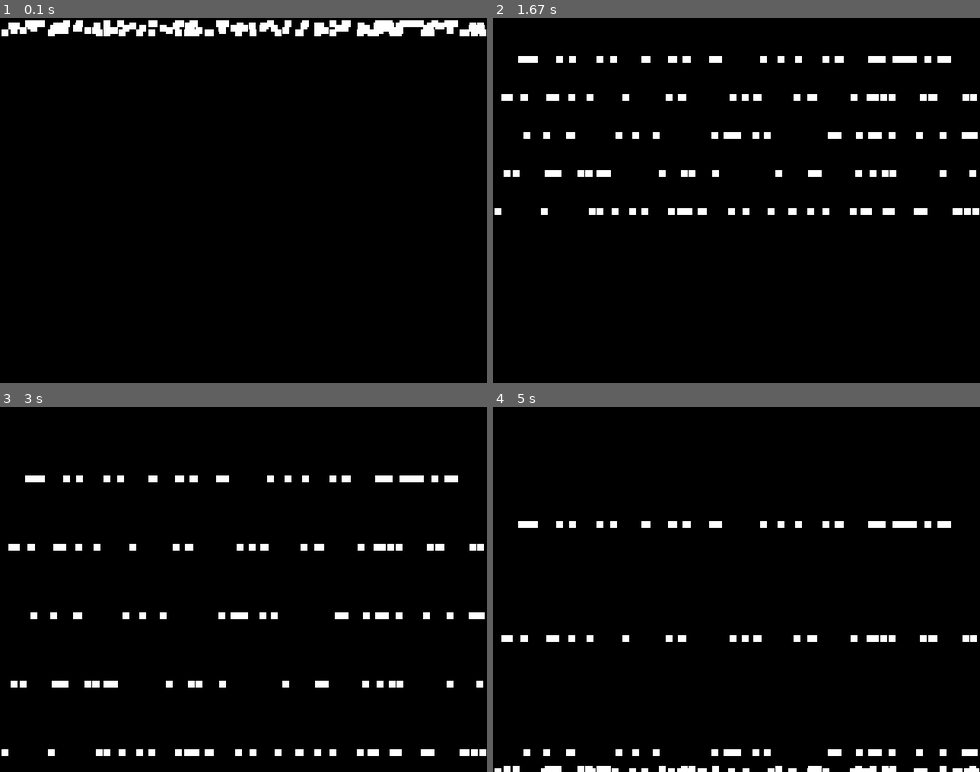
Above: before the commit, frames 1-4 (two rows, left to right).
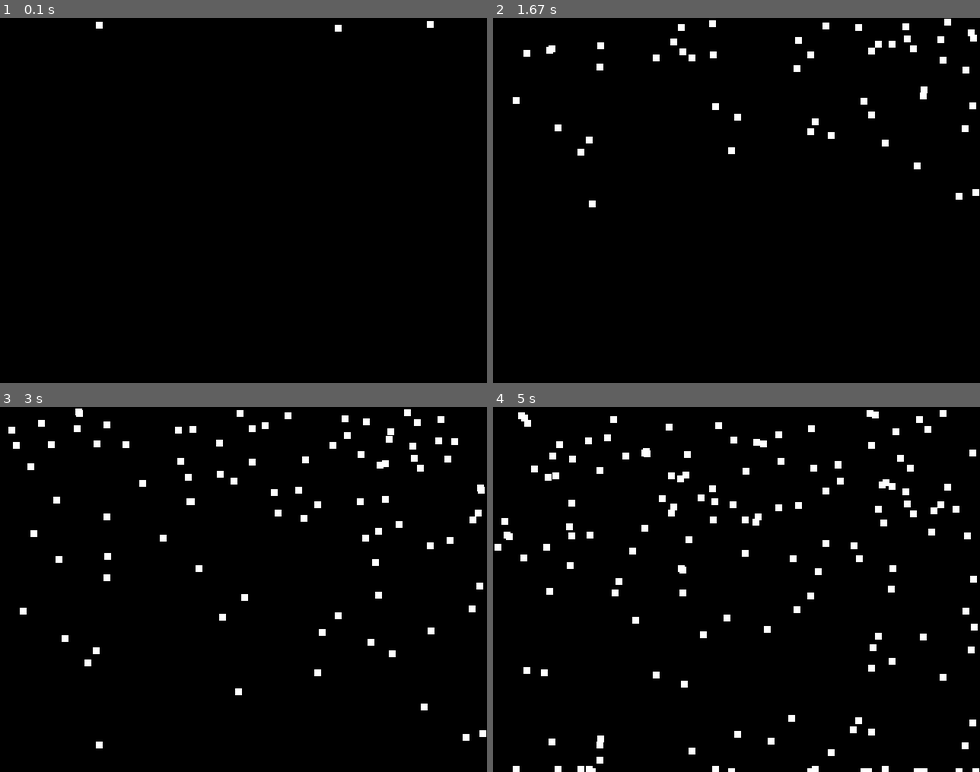
Above: after the commit, the same moments.

Repository: PaulAmbrose/TestPygameCode
Game: pygame game, started from snowWindow/files/main_many_flakes.py
Two runs of this game, one before a commit and one after it. Both use one fixed random seed, a clock stepped at 60 frames per second and the inputs below.
Inputs:
- Up to frame 1 (0.1 s): no input
- Up to frame 2 (1.67 s): no input
- Up to frame 3 (3 s): no input
- Up to frame 4 (5 s): no input

The runs differ from the first frame. In frame 1, 2.5% of the frame differs, in the area x 0-100%, y 0-5%; in frame 2, 4.4%; in frame 3, 5.4%; in frame 4, 5.7%, in the area x 0-100%, y 0-100%.

Commit message:
new loop to make snow :0)

Diff:
--- a/snowWindow/files/main_many_flakes.py
+++ b/snowWindow/files/main_many_flakes.py
@@ -20,16 +20,8 @@
 clock = pygame.time.Clock()
 
 # 4 - Load assets: image(s), sounds, etc.
-
-# 5 - Initialize variables
 flakesList = []
-# for oflakes in range(0, MAX_FLAKES):
-while len(flakesList) < MAX_FLAKES:
-    # Each time through the loop, create a flakes object
-    oflakes = flakes(window, WINDOW_WIDTH, WINDOW_HEIGHT)
-    flakesList.append(oflakes)  # append the new flakes to the list of flakess
-
-# 6 - Loop forever
+# 5 - Loop forever
 while True:
 
     # 7 - Check for and handle events
@@ -37,6 +29,12 @@
         if event.type == pygame.QUIT:
             pygame.quit()
             sys.exit()
+
+        # 6 - Initialize variables
+    # Each time through the loop, create a flakes object
+    oflakes = flakes(window, WINDOW_WIDTH, WINDOW_HEIGHT)
+    # append the new flakes to the list of flakess
+    flakesList.append(oflakes)
 
     # 8 - Do any "per frame" actions
     for oflakes in flakesList:
